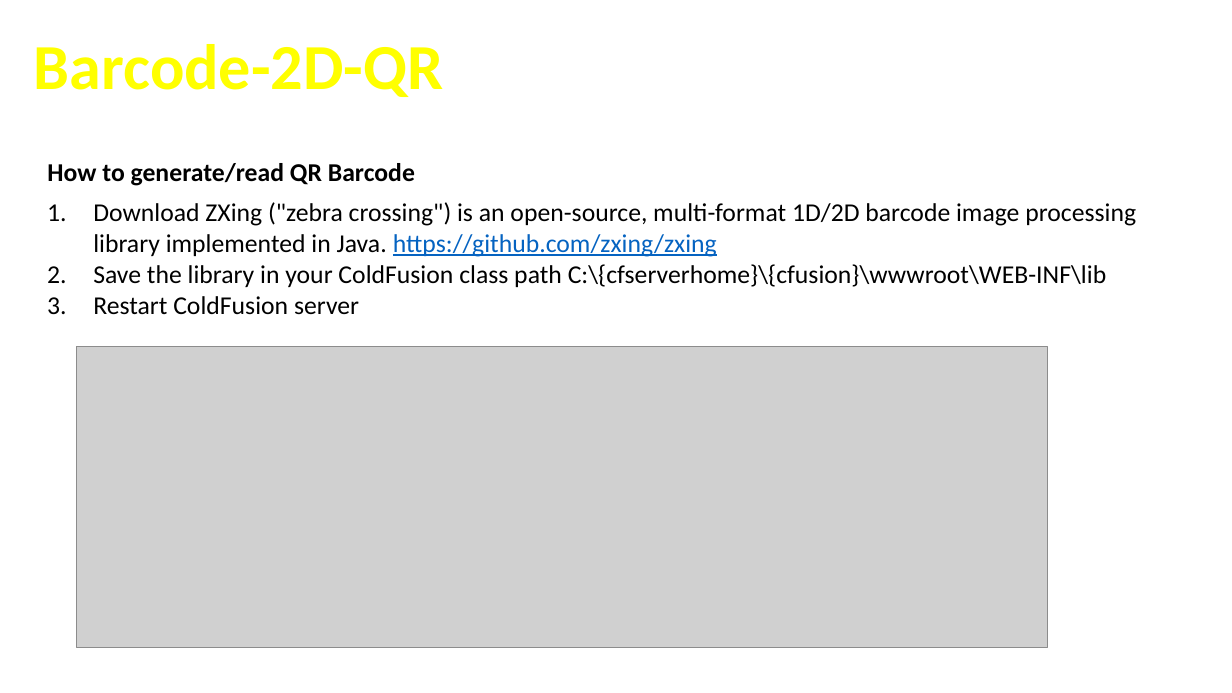
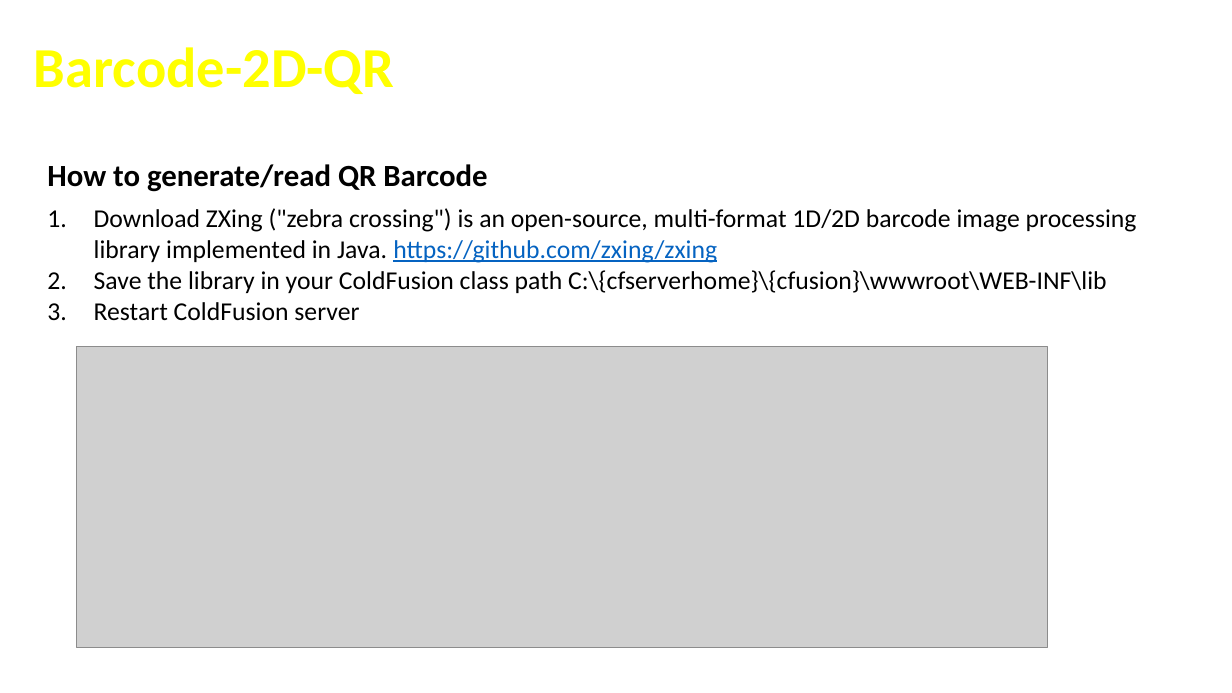
Before and after one commit to cfclick/CFSummit2016, a slide deck: slide 18 of powerpoint/SmartPDF/Don't Just PDF.pptx. Drawn at 1232x693 pixels with LibreOffice and Linux fonts; fonts in the diff are those of the drawing; grey boxes stand for pictures; background and template pictures are left out. Boxes give left, top, right and bottom in pixels: in the first picture for what was removed or moved away, otherwise in the second. Text is boxed around its words. In the diff, an @@ line names an element or a change of style, - is before the commit and + after.

Commit message:
format, font fix

```diff
--- a/powerpoint/SmartPDF/Don't Just PDF.pptx
+++ b/powerpoint/SmartPDF/Don't Just PDF.pptx
@@ text "Barcode-2D-QR" at bbox=[34, 47, 394, 94]: size 50 to 44 pt @@
@@ text "How to generate/read QR Barcode" at bbox=[47, 164, 487, 192]: size 20 to 24 pt @@
@@ text "Download ZXing ("zebra crossing") is ...": place and size @@
-text "Download ZXing ("zebra crossing") is ..." at bbox=[93, 202, 1136, 315]
+text "Download ZXing ("zebra crossing") is ..." at bbox=[94, 208, 1137, 321]
```
Also in this commit, not shown: 15 other slides changed.
